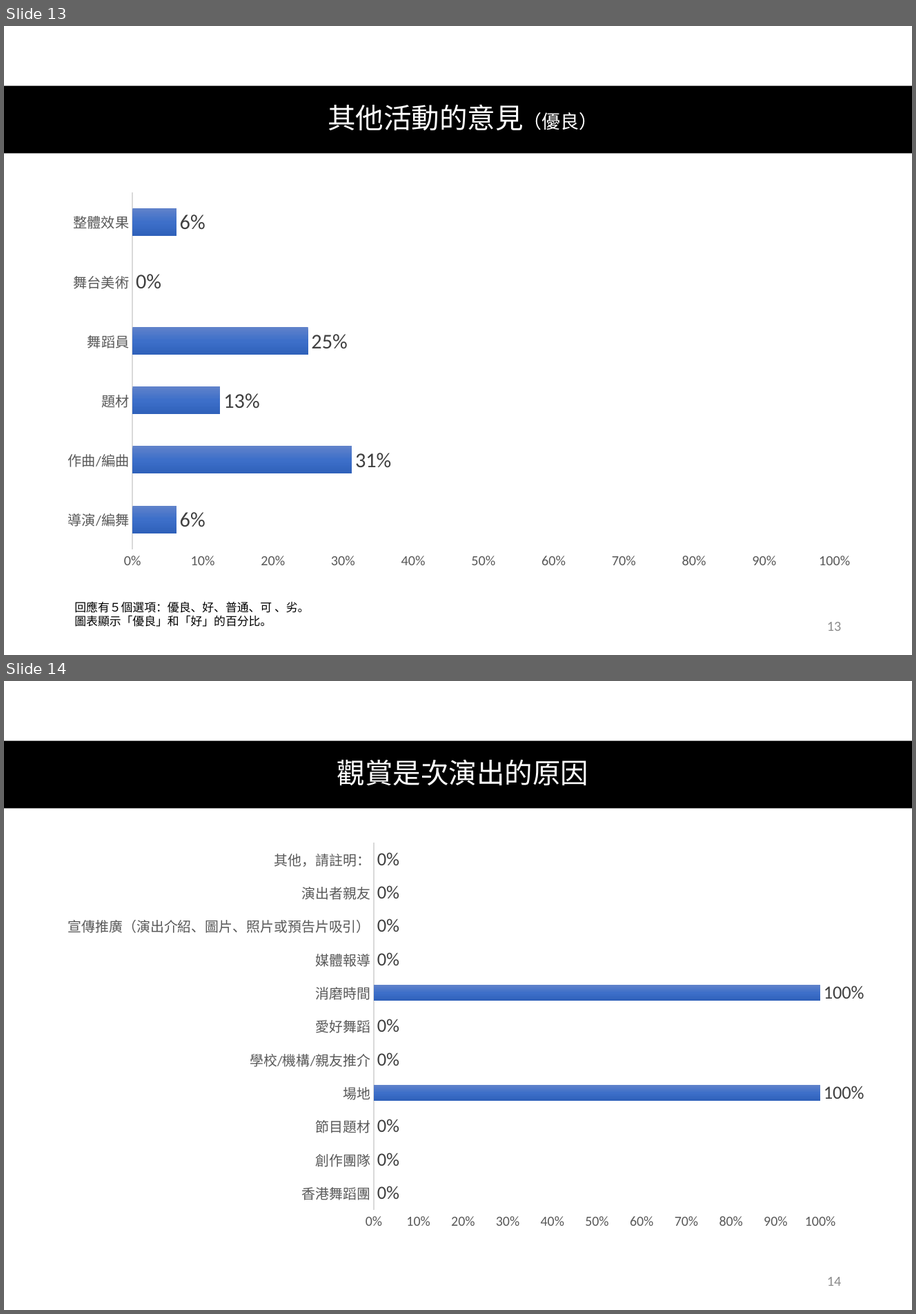
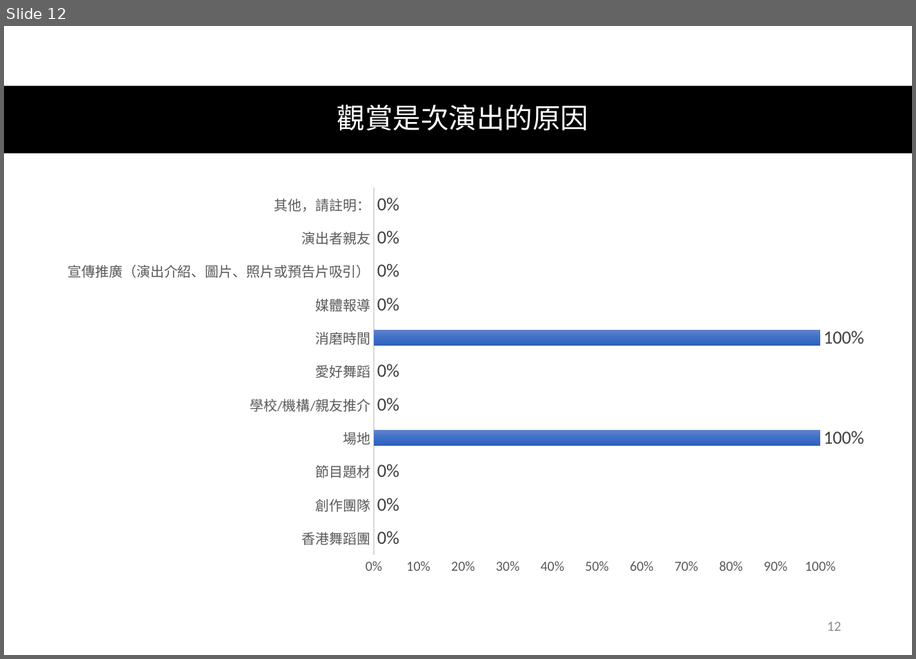
Before and after one commit to wintonau/hkdance2026a, a slide deck: app/static/HKDANCE2025-非首次觀賞.pptx. Shown one above the other, each under a label of ours: slides 13 and 14 before the commit, slide 12 after it. The pictures are 916x1314 and 916x659 pixels, drawn with LibreOffice and Linux fonts; fonts in the diff are those of the drawing. Boxes give left, top, right and bottom in pixels: in the first picture for what was removed or moved away, otherwise in the second. Text is boxed around its words. In the diff, an @@ line names an element or a change of style, - is before the commit and + after.

```diff
--- a/app/static/HKDANCE2025-非首次觀賞.pptx
+++ b/app/static/HKDANCE2025-非首次觀賞.pptx
@@ slide 13 removed at <box>4,26,912,655</box>, background #FFFFFF @@
@@ rectangle removed at <box>4,85,912,154</box> @@
@@ title removed at <box>328,104,598,131</box> @@
-其他活動的意見（優良）
@@ bar chart removed at <box>52,179,864,583</box> @@
-categories: 導演/編舞, 作曲/編曲, 題材, 舞蹈員, 舞台美術, 整體效果
-Series 1: 0.06, 0.31, 0.12, 0.25, 0, 0.06
@@ text removed at <box>74,601,310,626</box> @@
-回應有５個選項：優良、好、普通、可 、劣。
-圖表顯示「優良」和「好」的百分比。
@@ page number removed at <box>827,621,841,630</box> @@
-13
@@ what was slide 14 is now slide 12 @@
@@ page number at <box>827,621,841,630</box>: text changed @@
-14
+12
```
Also in this commit, not shown: 2 slides changed, 1 other slide removed, 10 other files.
